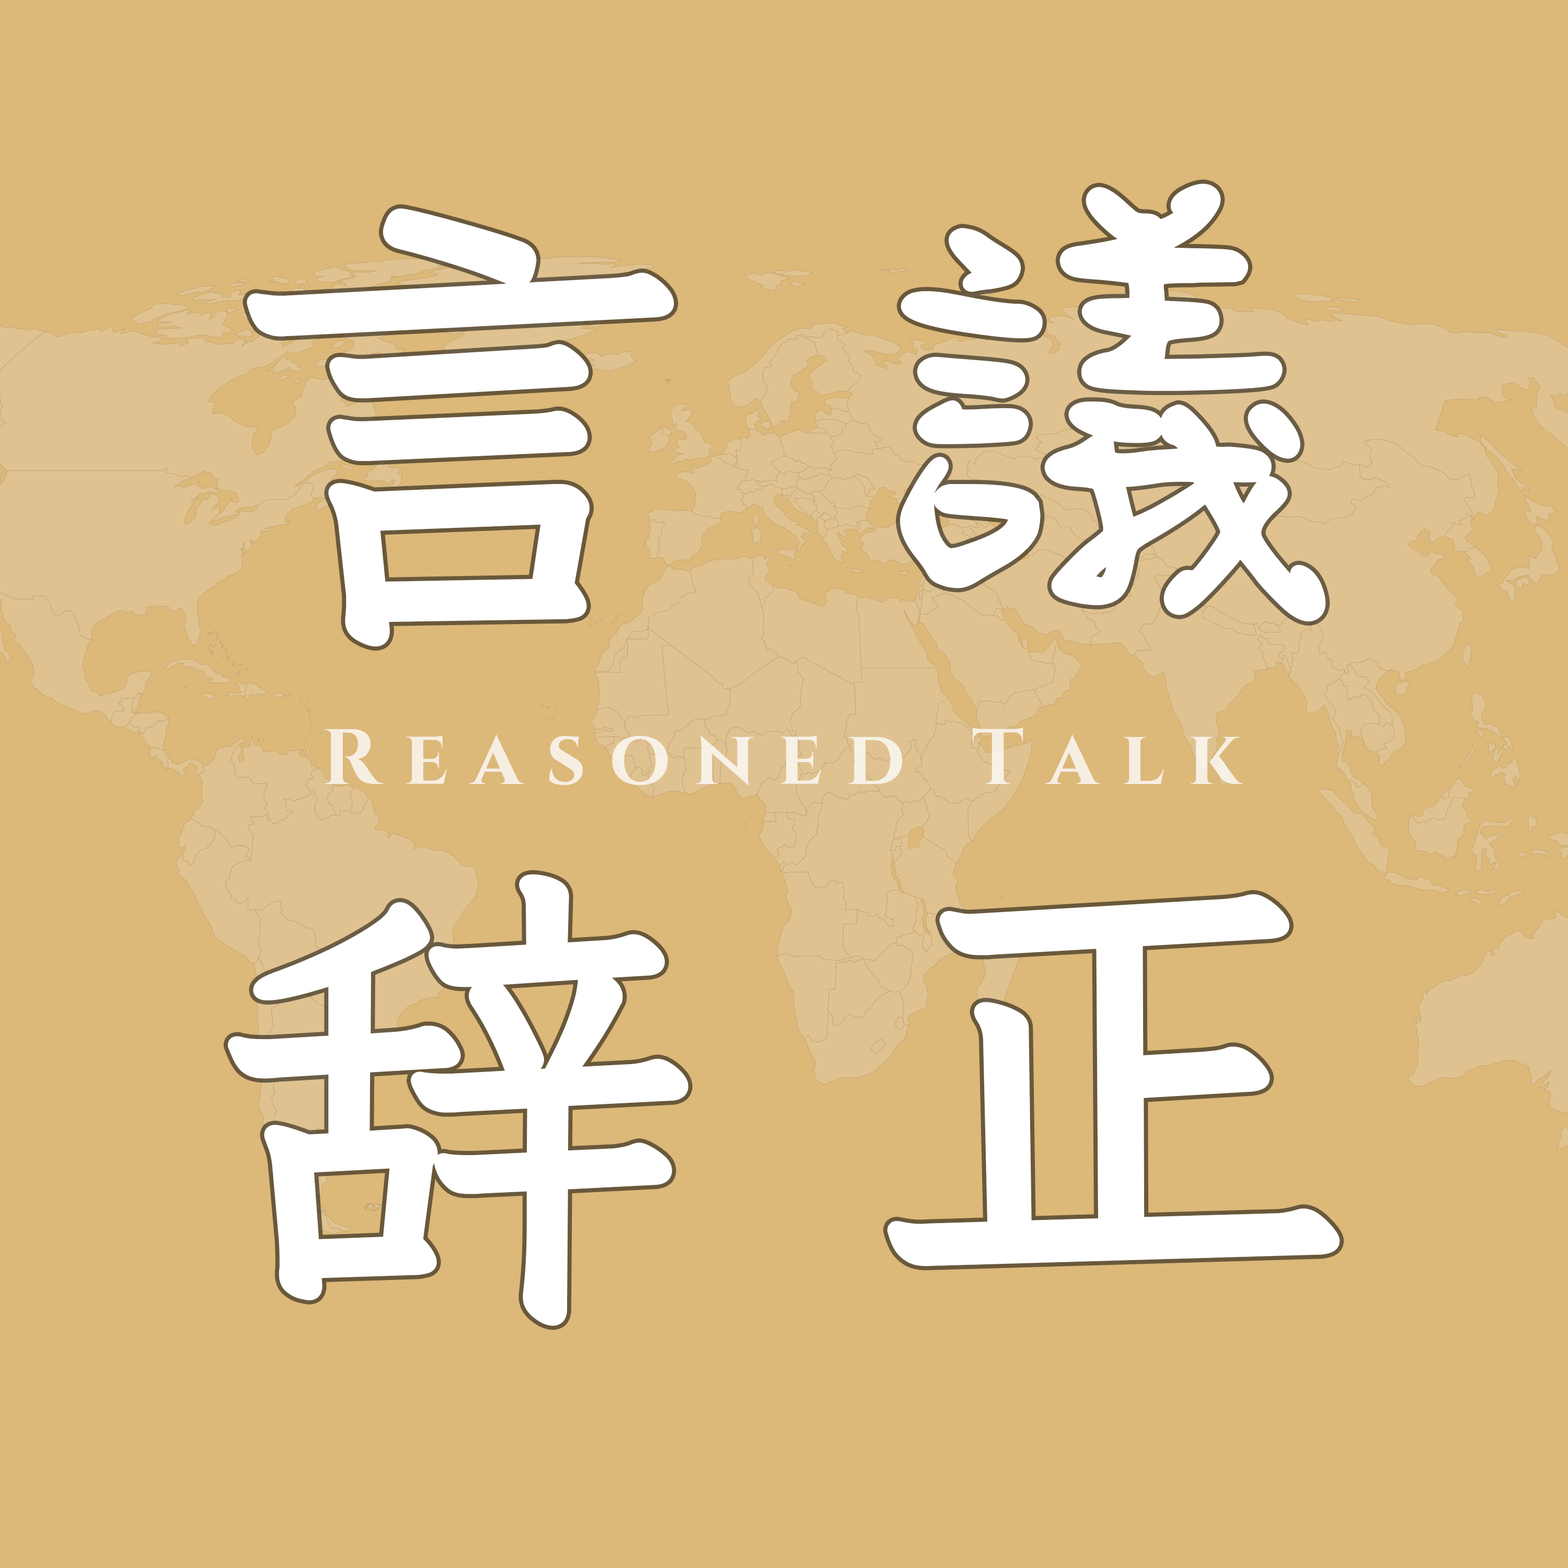
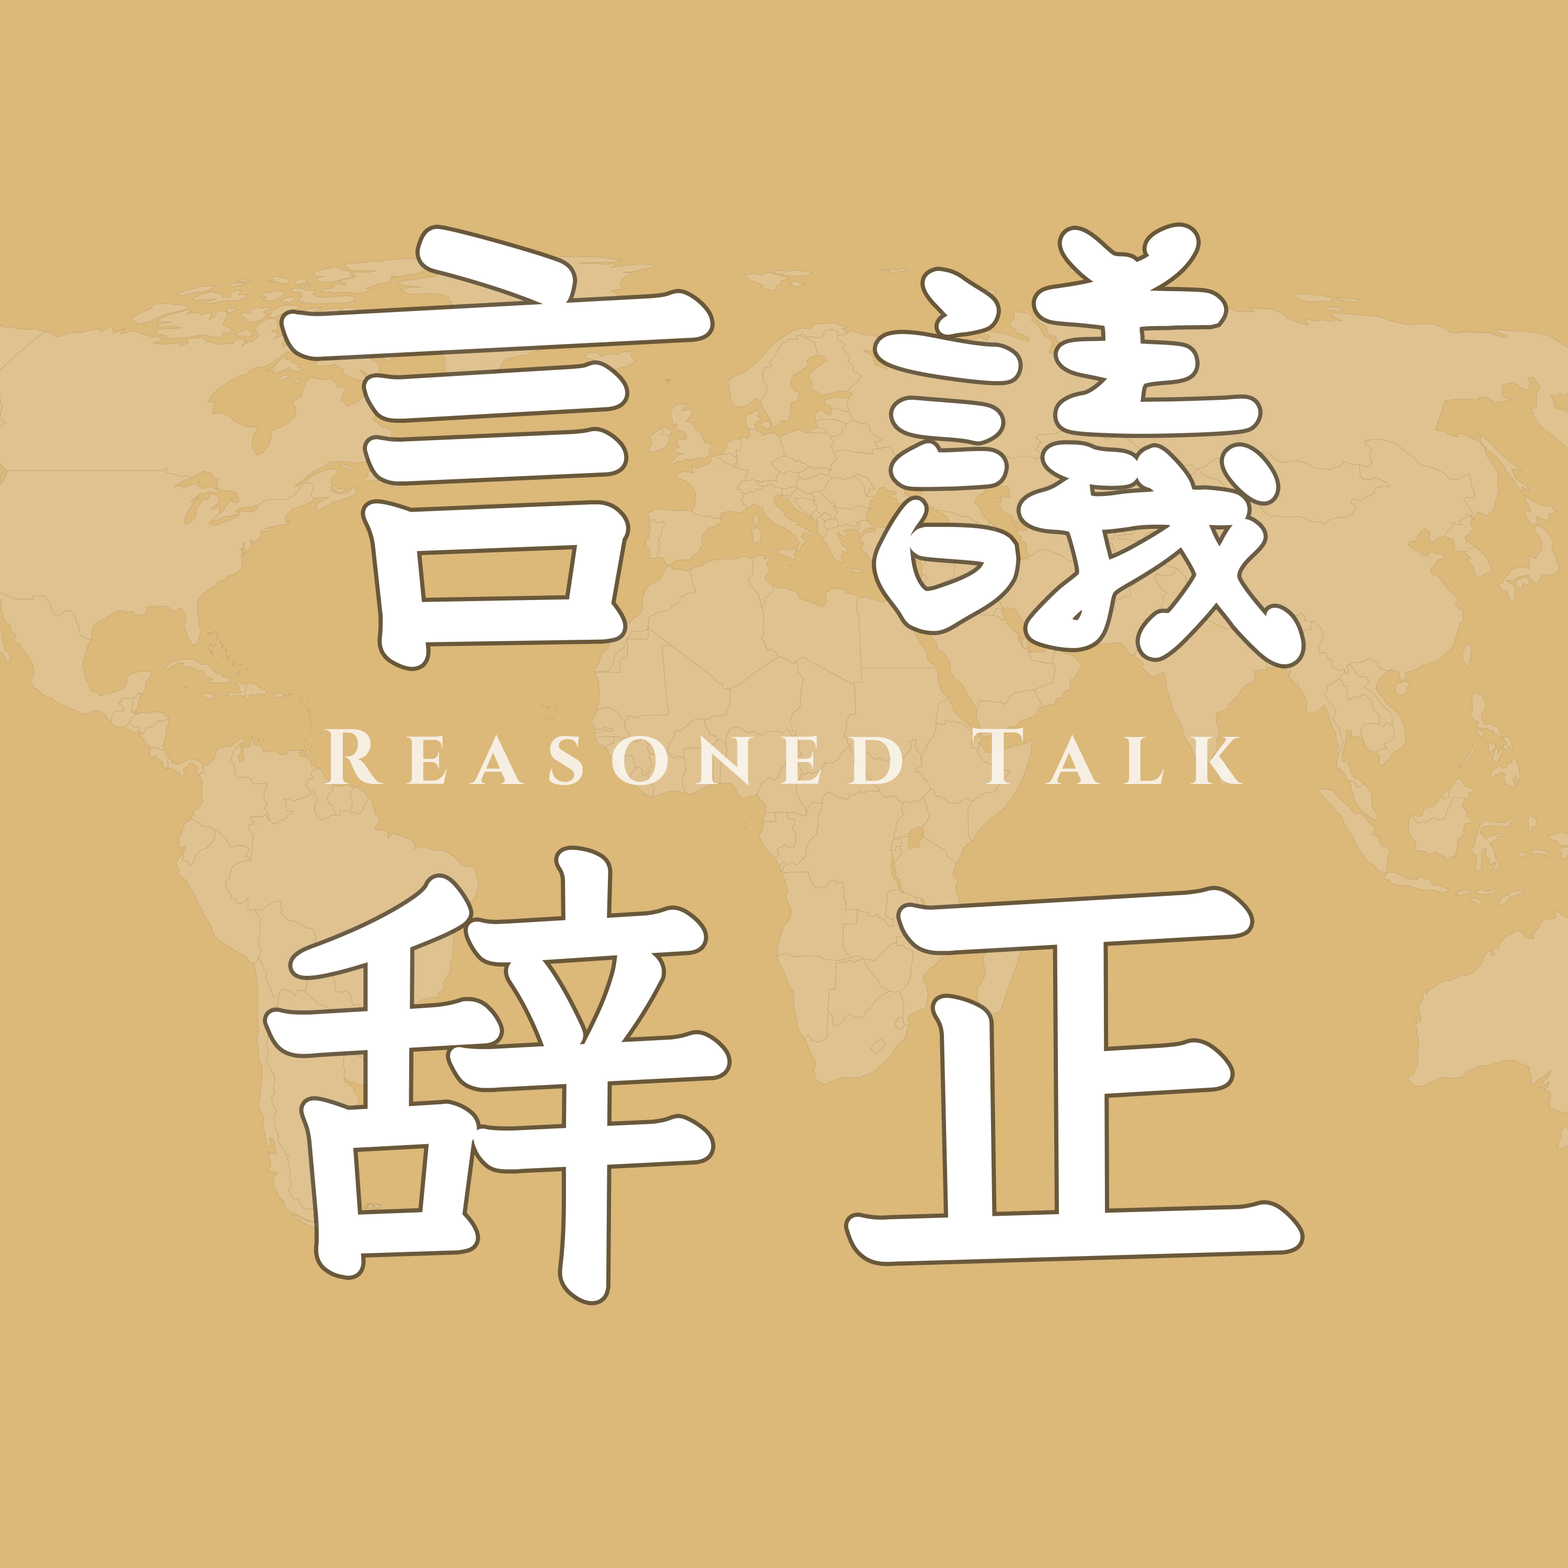
The second 1568px x 1568px image is a revision of the first. Changes to its layers:
added group "议正言辞" with 4 layers above "world" over [266, 226, 1302, 1302]
renamed "議正 言辞" to "議", moved it into group "议正言辞", painted on it over [227, 183, 1341, 1327]
added layer "正" in group "议正言辞" over [847, 889, 1301, 1263]
added layer "言" in group "议正言辞" over [283, 228, 711, 667]
added layer "辞" in group "议正言辞" over [266, 849, 728, 1302]